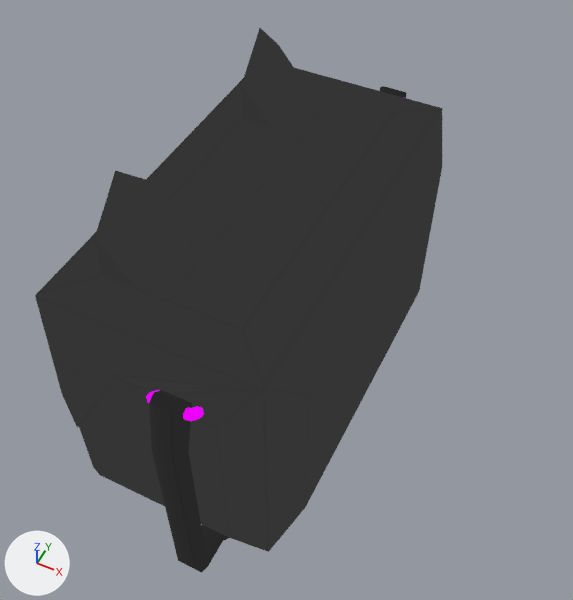
One commit to the Blender file assets/3d Assets/Artifacts/Orignal Artifacts Assets/Alya Bag/Alya bag.blend: the scene before it, then after it.
The view is the same before and after, from a 50 mm lens placed at (1.48, -2.48, 3.13), pointed at (0.28, -0.08, 0.13). The lights are fixed; the arrows at lower left show +X, +Y and +Z. The older version comes first. The same objects are shown in both versions, whatever each file hides.
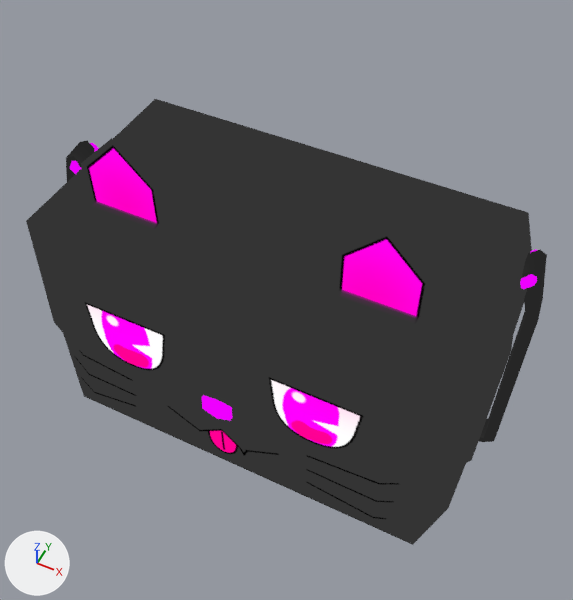
Pixel boxes (x1, y1, x2, y2) of what changed, in the pictures (573 x 600 px):
'Cube', moved, turned: before (35, 28, 442, 552); after (26, 99, 532, 545)
'Cube.001', moved, turned: before (149, 86, 406, 573); after (66, 141, 547, 442)
'Torus', moved, turned: before (146, 390, 204, 421); after (520, 249, 537, 289)
'Torus.001', moved (not visible before): after (70, 143, 99, 174)

The edits, one by one:
Object 'Cube' (ob_cube) moves from (0.0, 0.0, 0.362) to (0.268, -0.236, 0.362).
Object 'Cube' (ob_cube) turns from (0, 0, 0) to (0, 0, 90) degrees about x, y and z.
Object 'Torus' (ob_torus) moves from (0.32, -1.1, 0.562) to (1.327, 0.204, 0.562).
Object 'Torus' (ob_torus) turns from (0, 135, -90) to (0, 135, 6.3) degrees about x, y and z.
Object 'Torus.001' (ob_torus_001) moves from (0.32, 1.1, 0.562) to (-0.86, -0.039, 0.562).
Object 'Cube.001' (ob_cube_001) moves from (0.319, 0.01, -0.709) to (0.224, 0.08, -0.709).
Object 'Cube.001' (ob_cube_001) turns from (0, 0, 0) to (0, 0, 96) degrees about x, y and z.
